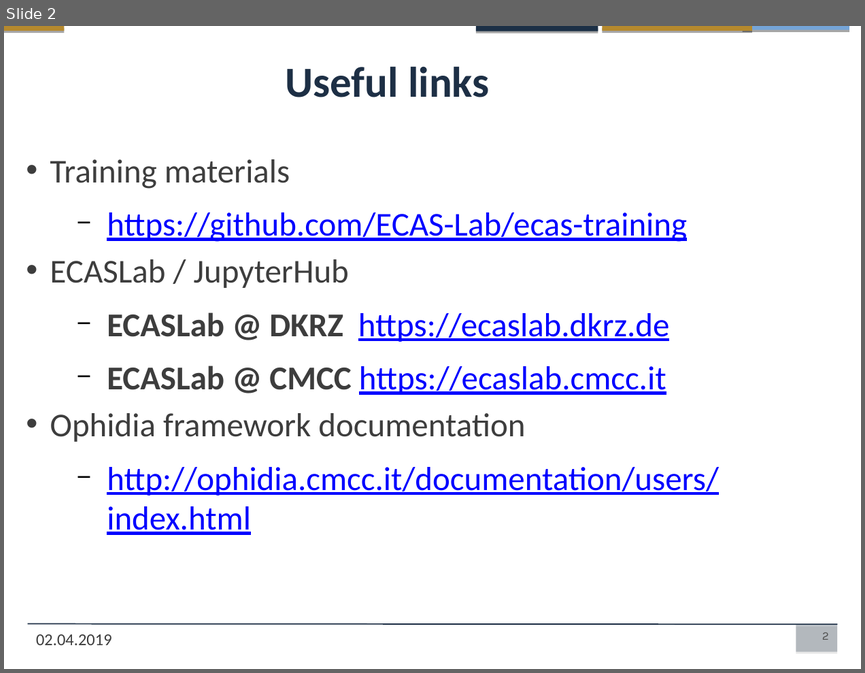
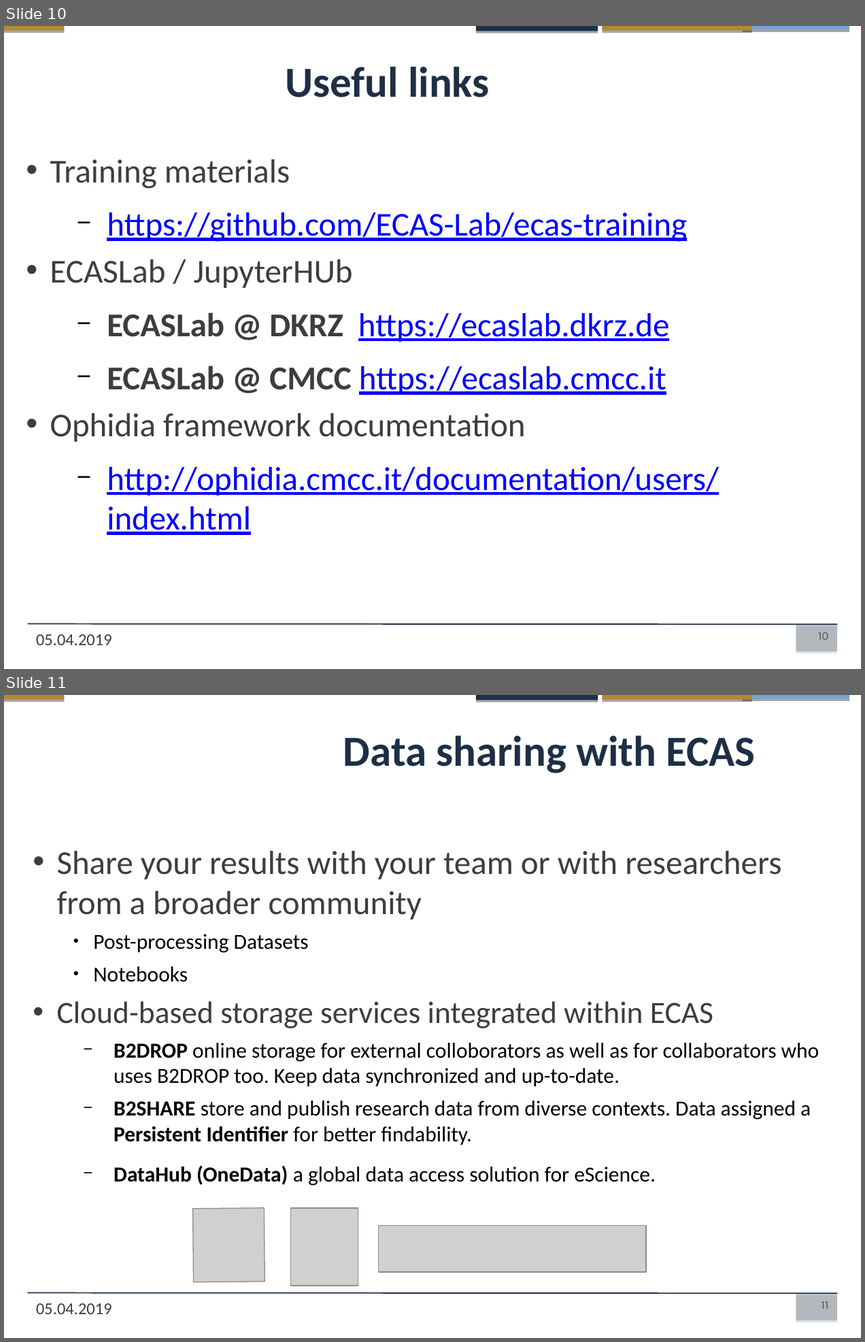
Before and after one commit to ECAS-Lab/ecas-training, a slide deck: egu_2019/slides/ecas_presentation_egu19.pptx. Shown one above the other, each under a label of ours: slide 2 before the commit, slides 10 and 11 after it. The pictures are 865x673 and 865x1342 pixels, drawn with LibreOffice and Linux fonts; fonts in the diff are those of the drawing; grey boxes stand for pictures; background and template pictures are left out. Boxes give left, top, right and bottom in pixels: in the first picture for what was removed or moved away, otherwise in the second. Text is boxed around its words. In the diff, an @@ line names an element or a change of style, - is before the commit and + after.

Commit message:
Added slides for data sharing with ECAS.

```diff
--- a/egu_2019/slides/ecas_presentation_egu19.pptx
+++ b/egu_2019/slides/ecas_presentation_egu19.pptx
@@ slide 11 added at box(4, 695, 861, 1338), background picture (left out); not listed: 6 template elements that a slide beside it also shows @@
@@ text added at box(343, 735, 755, 773), 36 pt, text #1D2F45, bold @@
+Data sharing with ECAS
@@ text added at box(57, 851, 819, 1185), 18 pt, text #000000 @@
+• Share your results with your team or with researchers from a broader community
+    ● Post-processing Datasets
+    ● Notebooks
+• Cloud-based storage services integrated within ECAS
+  − B2DROP online storage for external colloborators as well as for collaborators who uses B2DROP too. Keep data synchronized and up-to-date.
+  − B2SHARE store and publish research data from diverse contexts. Data assigned a Persistent Identifier for better findability.
+  − DataHub (OneData) a global data access solution for eScience.
@@ picture added at box(193, 1208, 265, 1283) @@
@@ picture added at box(291, 1207, 359, 1285) @@
@@ picture added at box(379, 1225, 646, 1272) @@
@@ text added at box(36, 1303, 112, 1314), 14 pt, text #3D3D3D @@
+05.04.2019
@@ page number added at box(821, 1301, 828, 1308), 9.8 pt, text #515151 @@
+11
@@ what was slide 2 is now slide 10 @@
@@ slide 10 changed as well @@
@@ text at box(50, 259, 353, 288): text changed @@
-• ECASLab / JupyterHub
+• ECASLab / JupyterHUb
@@ text at box(36, 634, 112, 645): text changed @@
-02.04.2019
+05.04.2019
@@ page number at box(818, 632, 829, 639): text changed @@
-2
+10
```
Also in this commit, not shown: 7 other slides changed, 2 other slides added, 1 other file.
